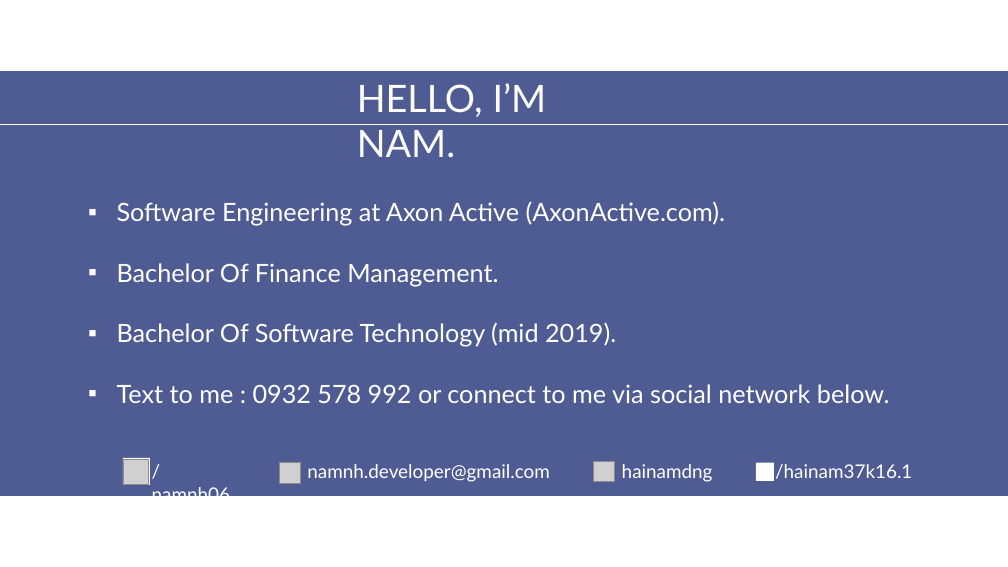
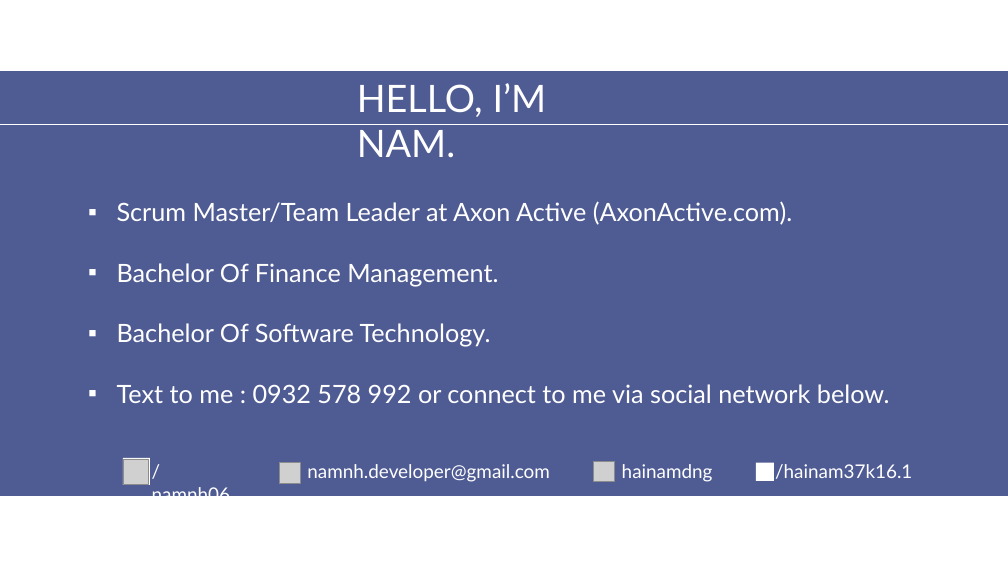
Before and after one commit to aptech-php/aptech-php-course, a slide deck: slide 3 of HTML-CSS-JS/slides/0-Greeting.pptx. Drawn at 1008x567 pixels with LibreOffice and Linux fonts; fonts in the diff are those of the drawing; grey boxes stand for pictures; background and template pictures are left out. Boxes give left, top, right and bottom in pixels: in the first picture for what was removed or moved away, otherwise in the second. Text is boxed around its words. In the diff, an @@ line names an element or a change of style, - is before the commit and + after.

```diff
--- a/HTML-CSS-JS/slides/0-Greeting.pptx
+++ b/HTML-CSS-JS/slides/0-Greeting.pptx
@@ text at [117, 201, 792, 225]: text changed @@
-▪ Software Engineering at Axon Active (AxonActive.com).
+▪ Scrum Master/Team Leader at Axon Active (AxonActive.com).
@@ text at [117, 323, 491, 347]: text changed @@
-▪ Bachelor Of Software Technology (mid 2019).
+▪ Bachelor Of Software Technology.
```
Also in this commit, not shown: 17 other files.
